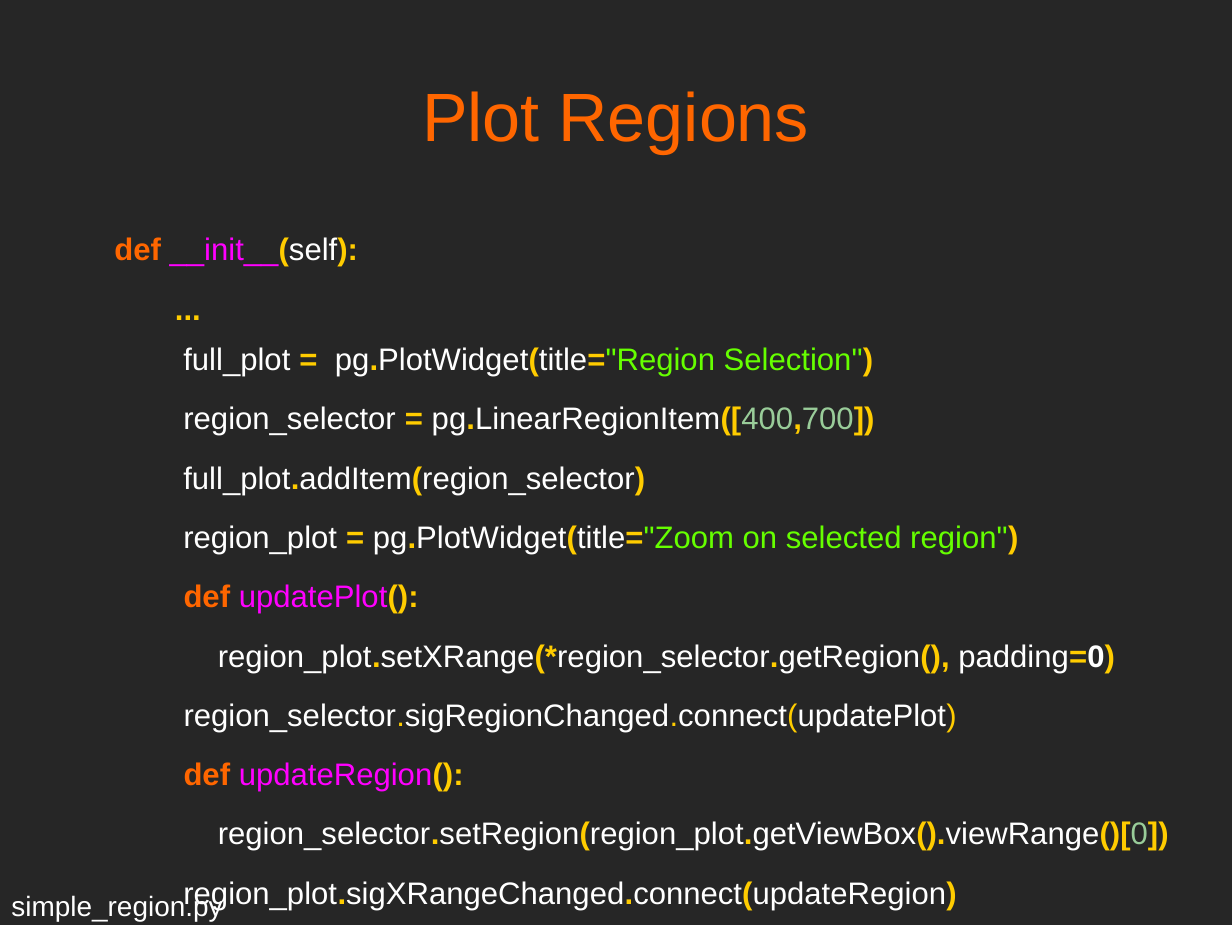
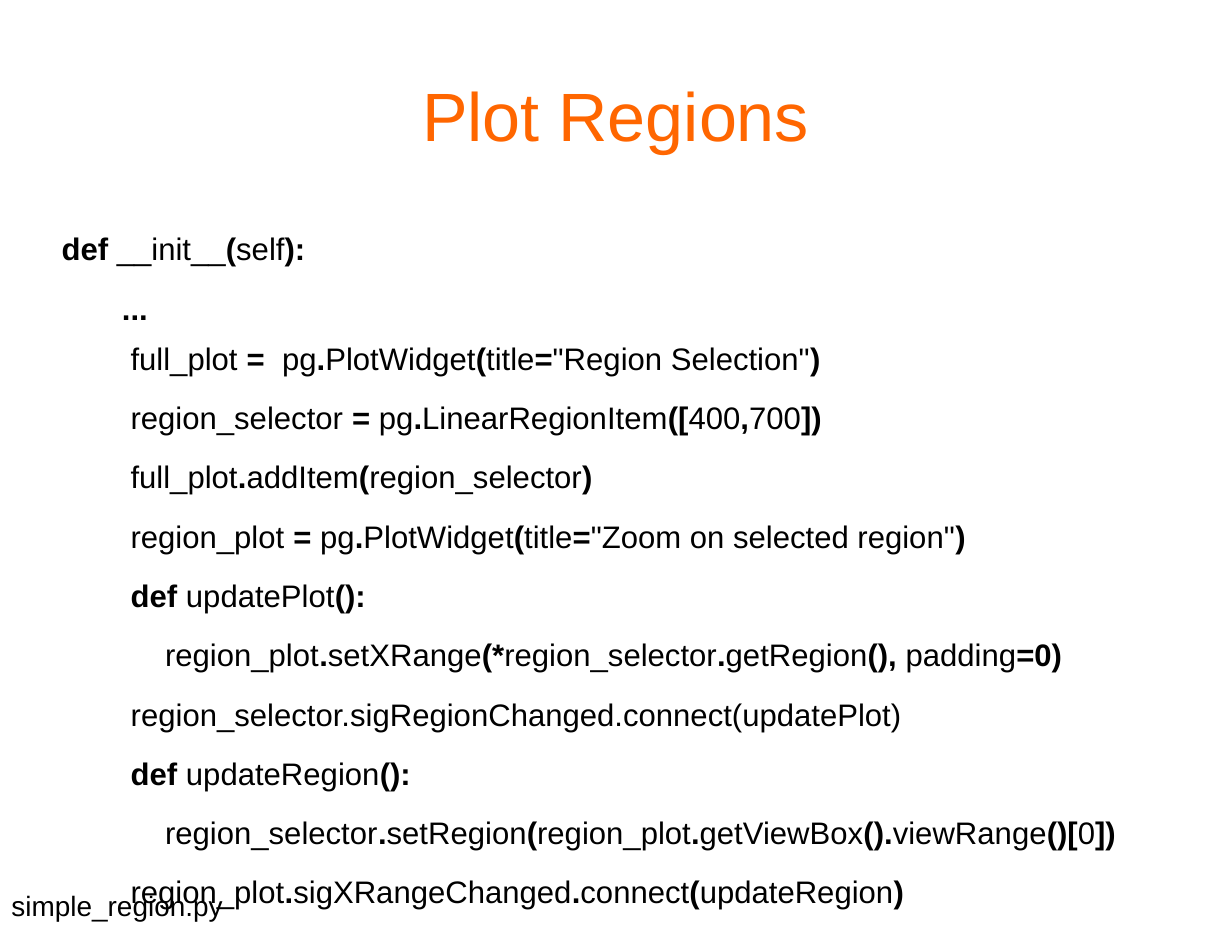
Before and after one commit to mfarhan12/qt-presentation, a slide deck: slide 24 of OPAG QT Presentation.odp. Drawn at 1232x925 pixels with LibreOffice and Linux fonts; fonts in the diff are those of the drawing. Boxes give left, top, right and bottom in pixels: in the first picture for what was removed or moved away, otherwise in the second. Text is boxed around its words. In the diff, an @@ line names an element or a change of style, - is before the commit and + after.

```diff
--- a/OPAG QT Presentation.odp
+++ b/OPAG QT Presentation.odp
@@ background #262626 to #FFFFFF @@
@@ text "def __init__(self):" at <box>62,237,1116,910</box>: text colour #FF6600 to #000000 in "def", "def", "def"; text colour #FF00FF to #000000 in "__init__(self):", "updatePlot():", "updateRegion():"; text colour #FFCC00 to #000000 in "__init__(self):", "...", "= pg.PlotWidget(title="Region Selection")", "= pg.LinearRegionItem([400,700])" and 8 more places; text colour #FFFFFF to #000000 in "__init__(self):", "full_plot pg.PlotWidget(title="Region", "region_selector pg.LinearRegionItem([400,700])", "full_plot.addItem(region_selector)" and 5 more places; text colour #66FF00 to #000000 in "pg.PlotWidget(title="Region Selection")", "pg.PlotWidget(title="Zoom on selected region")"; text colour #99CC99 to #000000 in "pg.LinearRegionItem([400,700])", "region_selector.setRegion(region_plot.getViewBox().viewRange ..." @@
@@ text "simple_region.py" at <box>11,894,222,921</box>: text colour #FFFFFF to #000000 @@
```
Also in this commit, not shown: 29 other slides changed, 12 other files.
